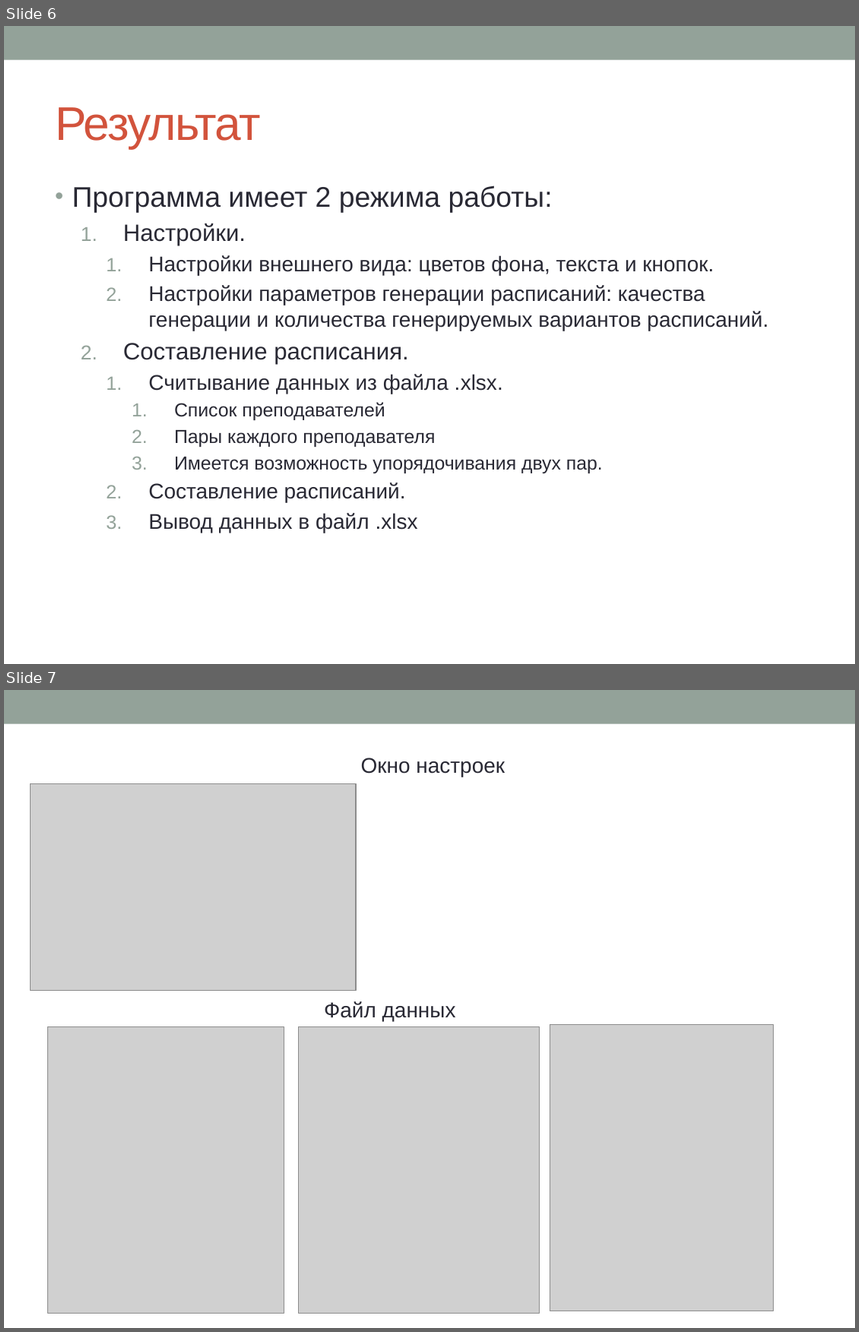
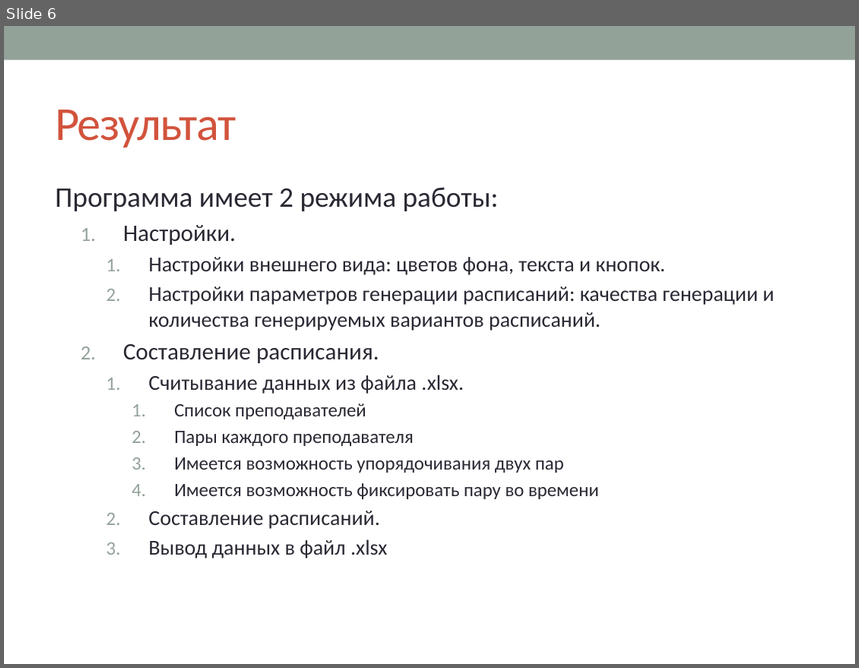
Before and after one commit to leschtsch/timetable, a slide deck: документы/Презентация проекта для программистов1.pptx. Shown one above the other, each under a label of ours: slides 6 and 7 before the commit, slide 6 after it. The pictures are 859x1332 and 859x668 pixels, drawn with LibreOffice and Linux fonts; fonts in the diff are those of the drawing; grey boxes stand for pictures. Boxes give left, top, right and bottom in pixels: in the first picture for what was removed or moved away, otherwise in the second. Text is boxed around its words. In the diff, an @@ line names an element or a change of style, - is before the commit and + after.

```diff
--- a/документы/Презентация проекта для программистов1.pptx
+++ b/документы/Презентация проекта для программистов1.pptx
@@ slide 7 removed at (4,690,855,1328), background #FFFFFF; not listed: 1 template element that a slide beside it also shows @@
@@ text removed at (361,758,505,777) @@
-Окно настроек
@@ picture removed at (31,783,356,990) @@
@@ text removed at (324,1002,456,1021) @@
-Файл данных
@@ picture removed at (47,1027,284,1313) @@
@@ picture removed at (299,1027,539,1313) @@
@@ picture removed at (550,1024,775,1310) @@
@@ slide 6 changed as well @@
@@ title "Результат" at (55,110,236,148): font Arial to Calibri @@
@@ text at (55,187,775,559): font Arial to Calibri in "Программа имеет 2 режима работы:", "Настройки.", "Настройки внешнего вида: цветов фона, текста и ...", "Настройки параметров генерации расписаний: качества генераци ..." and 6 more places; bullet • to none @@
@@ text at (174,458,599,499): text changed; font Arial to Calibri @@
-      3. Имеется возможность упорядочивания двух пар.
+      3. Имеется возможность упорядочивания двух пар
+      4. Имеется возможность фиксировать пару во времени
```
Also in this commit, not shown: 8 other slides changed, 1 other slide removed, 7 other files.
